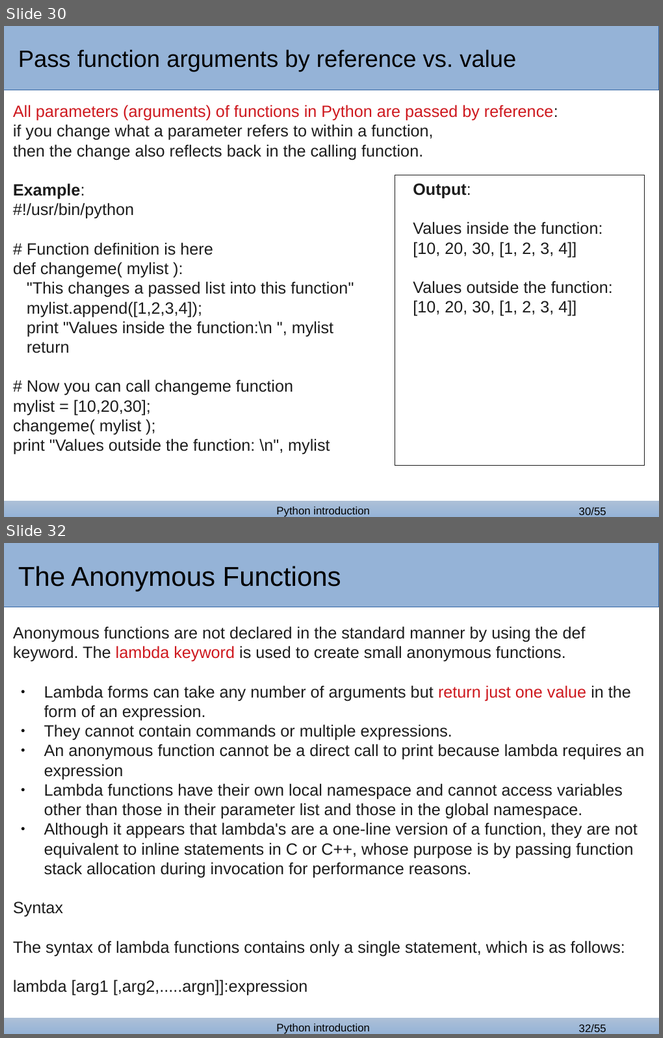
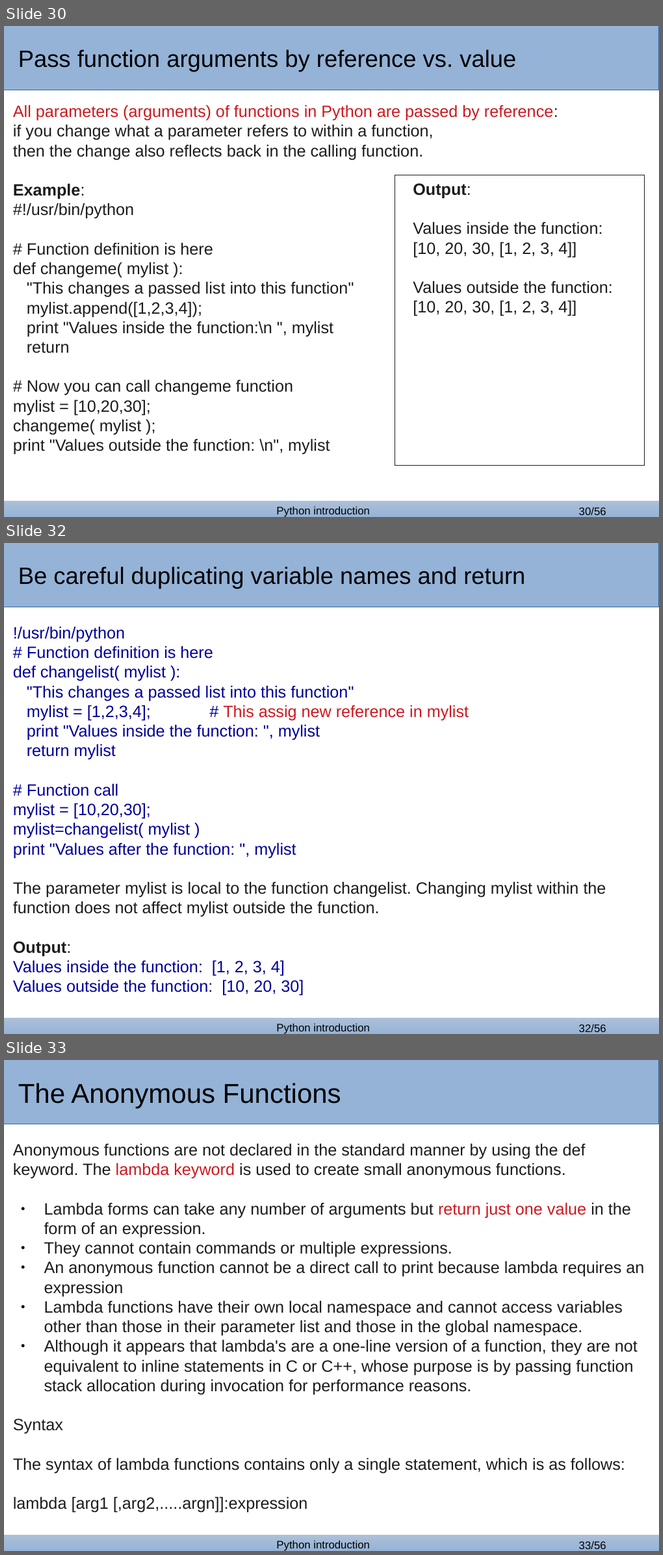
Before and after one commit to GozDavid/bash_lectures, a slide deck: python_1.odp. Shown one above the other, each under a label of ours: slides 30 and 32 before the commit, slides 30, 32 and 33 after it; the slides between them are not shown. The pictures are 663x1038 and 663x1555 pixels, drawn with LibreOffice and Linux fonts; fonts in the diff are those of the drawing; background and template pictures are left out. Boxes give left, top, right and bottom in pixels: in the first picture for what was removed or moved away, otherwise in the second. Text is boxed around its words. In the diff, an @@ line names an element or a change of style, - is before the commit and + after.

```diff
--- a/python_1.odp
+++ b/python_1.odp
@@ slide 32 added at (4, 543, 659, 1034), background #FFFFFF; not listed: 4 template elements that a slide beside it also shows @@
@@ rectangle added at (4, 546, 547, 605), fill #95B3D7, 26 pt, text #000000 @@
+Be careful duplicating variable names and return
@@ text added at (13, 626, 607, 996), 18 pt, text #000099 @@
+!/usr/bin/python
+# Function definition is here
+def changelist( mylist ):
+"This changes a passed list into this function"
+mylist = [1,2,3,4]; # This assig new reference in mylist
+print "Values inside the function: ", mylist
+return mylist
+# Function call
+mylist = [10,20,30];
+mylist=changelist( mylist )
+print "Values after the function: ", mylist
+The parameter mylist is local to the function changelist. Changing mylist within the function does not affect mylist outside the function.
+Output:
+Values inside the function: [1, 2, 3, 4]
+Values outside the function: [10, 20, 30]
@@ page number at (579, 508, 607, 515): text changed @@
-30/55
+30/56
@@ what was slide 32 is now slide 33 @@
@@ page number at (579, 1542, 607, 1549): text changed @@
-32/55
+33/56
```
Also in this commit, not shown: 5 slides changed, 5 other files.
